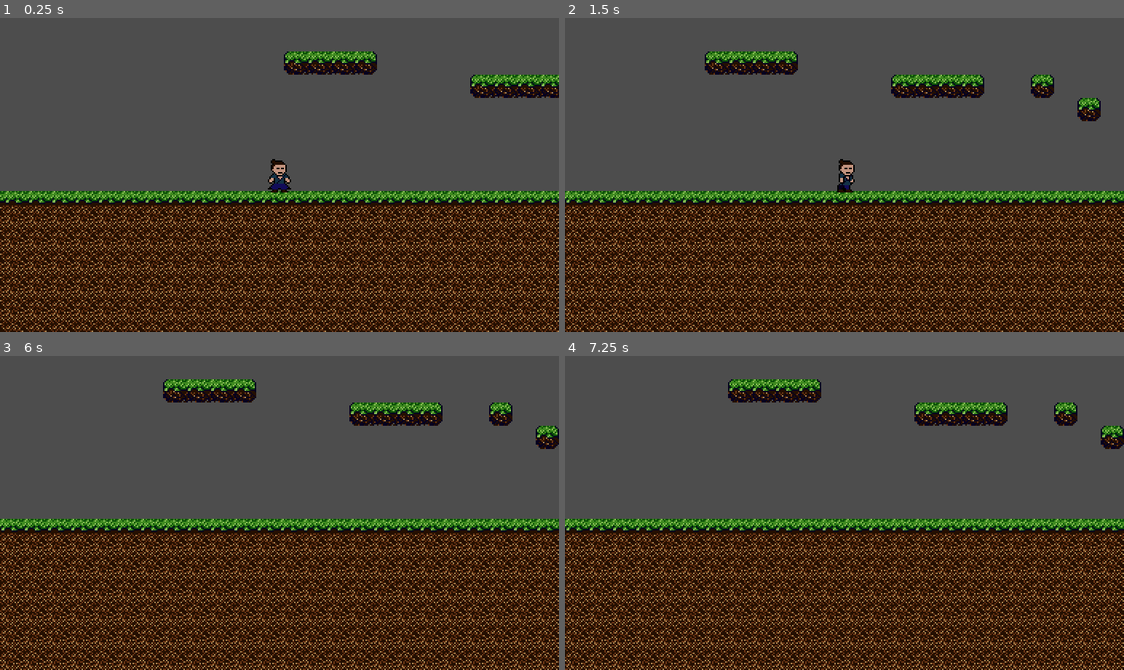
Above: before the commit, frames 1-4 (two rows, left to right).
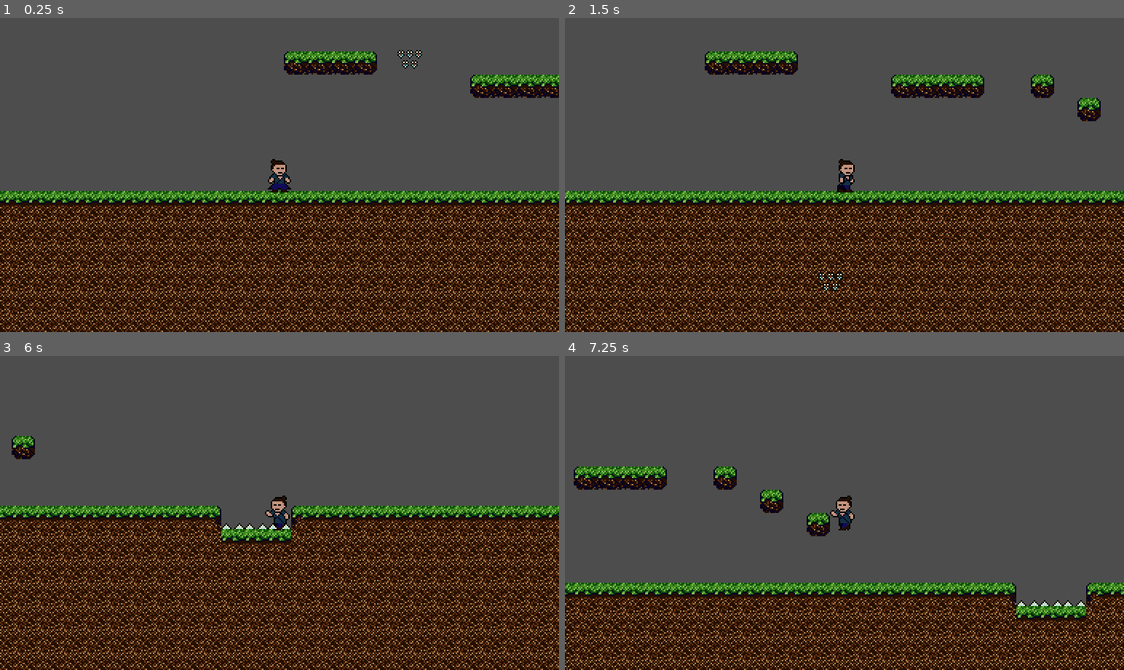
Above: after the commit, the same moments.

Repository: MichalPekalski89012/Katana-edge
Game: Godot game, scene res://game_level.tscn
The game is run twice, just before and just after one commit, with the same random seed, the same clock (stepped at 60 frames per second) and the same inputs.
Inputs:
- Up to frame 1 (0.25 s): no input
- Up to frame 2 (1.5 s): hold D (right) from 0.53 s (still down); tap W (jump) at 0.77 s
- Up to frame 3 (6 s): tap W (jump) at 1.52, 3.02, 3.77, 4.52 s; release D (right) at 2.03 s; hold A (left) 2.03-2.78 s; hold D (right) 2.78-4.28 s; hold A (left) 4.28-5.03 s; hold D (right) 5.03-5.78 s; hold A (left) from 5.78 s (still down)
- Up to frame 4 (7.25 s): keep holding A (left); tap W (jump) at 6.02, 6.77 s

The runs differ from the first frame. In frame 1, 0.1% of the frame differs, in the area x 71-76%, y 10-17%; in frame 2, 0.1%; in frame 3, 38%; in frame 4, 43%, in the area x 0-100%, y 7-100%.

Commit message:
arrow trap

Diff:
--- a/game_level.tscn
+++ b/game_level.tscn
@@ -1,8 +1,9 @@
-[gd_scene load_steps=6 format=3 uid="uid://0o0txq77lgid"]
+[gd_scene load_steps=7 format=3 uid="uid://0o0txq77lgid"]
 
 [ext_resource type="Texture2D" uid="uid://bdoefbul37f6v" path="res://tilemapy.png" id="1_o8yuo"]
 [ext_resource type="PackedScene" uid="uid://b4oa4ap6bthgk" path="res://player.tscn" id="2_pgpto"]
-[ext_resource type="PackedScene" uid="uid://5glcdvywfspx" path="res://obstacles/spikes.tscn" id="3_c05ox"]
+[ext_resource type="PackedScene" uid="uid://5glcdvywfspx" path="res://obstacles/spikes/spikes.tscn" id="3_fug2j"]
+[ext_resource type="PackedScene" uid="uid://cwe2uvrxywod2" path="res://obstacles/arrowsTrap/arrows_rain.tscn" id="4_u5veb"]
 
 [sub_resource type="TileSetAtlasSource" id="TileSetAtlasSource_fjxyr"]
 texture = ExtResource("1_o8yuo")
@@ -230,11 +231,14 @@
 [node name="Player" parent="." instance=ExtResource("2_pgpto")]
 position = Vector2(109, 101)
 
-[node name="Spikes" parent="." instance=ExtResource("3_c05ox")]
+[node name="Spikes" parent="." instance=ExtResource("3_fug2j")]
 position = Vector2(552, 116)
 
-[node name="Spikes2" parent="." instance=ExtResource("3_c05ox")]
+[node name="Spikes2" parent="." instance=ExtResource("3_fug2j")]
 position = Vector2(568, 116)
 
-[node name="Spikes3" parent="." instance=ExtResource("3_c05ox")]
+[node name="Spikes3" parent="." instance=ExtResource("3_fug2j")]
 position = Vector2(584, 116)
+
+[node name="ArrowsRain" parent="." instance=ExtResource("4_u5veb")]
+position = Vector2(199, -9)
--- /dev/null
+++ b/obstacles/arrowsTrap/arrows_rain.gd
@@ -0,0 +1,13 @@
+extends CharacterBody2D
+class_name ArrowsRain
+
+@export var speed_modifier = 7.5
+
+
+
+var gravity = ProjectSettings.get_setting("physics/2d/default_gravity")
+
+
+func _physics_process(delta):
+	velocity.y = speed_modifier * gravity * delta
+	move_and_slide()
--- /dev/null
+++ b/obstacles/arrowsTrap/arrows_rain.tscn
@@ -0,0 +1,30 @@
+[gd_scene load_steps=6 format=3 uid="uid://cwe2uvrxywod2"]
+
+[ext_resource type="Texture2D" uid="uid://b4ldescic5rbu" path="res://obstacles/arrowsTrap/arrows.png" id="1_cgw81"]
+[ext_resource type="Script" path="res://obstacles/arrowsTrap/arrows_rain.gd" id="1_lypg6"]
+[ext_resource type="PackedScene" uid="uid://sfd4hx36yn7v" path="res://obstacles/obstacle_hurtbox.tscn" id="2_86pcf"]
+
+[sub_resource type="RectangleShape2D" id="RectangleShape2D_tdiee"]
+size = Vector2(6, 5)
+
+[sub_resource type="CircleShape2D" id="CircleShape2D_umgsr"]
+radius = 8.0
+
+[node name="ArrowsRain" type="CharacterBody2D"]
+collision_layer = 8
+script = ExtResource("1_lypg6")
+
+[node name="Sprite2D" type="Sprite2D" parent="."]
+texture = ExtResource("1_cgw81")
+
+[node name="CollisionShape2D" type="CollisionShape2D" parent="."]
+shape = SubResource("RectangleShape2D_tdiee")
+
+[node name="ObstacleHurtbox" parent="." instance=ExtResource("2_86pcf")]
+
+[node name="CollisionShape2D" parent="ObstacleHurtbox" index="0"]
+position = Vector2(0, -2)
+shape = SubResource("CircleShape2D_umgsr")
+debug_color = Color(0.937255, 0.109804, 0.568627, 0.862745)
+
+[editable path="ObstacleHurtbox"]
--- /dev/null
+++ b/obstacles/obstacle_hurtbox.gd
@@ -0,0 +1,11 @@
+extends Area2D
+
+
+
+
+
+func _on_body_entered(body):
+	print("zabiłem:",body)
+	if get_parent().name == "ArrowsRain":
+		get_parent().queue_free()
+#	body.queue_free()
--- /dev/null
+++ b/obstacles/obstacle_hurtbox.tscn
@@ -0,0 +1,10 @@
+[gd_scene load_steps=2 format=3 uid="uid://sfd4hx36yn7v"]
+
+[ext_resource type="Script" path="res://obstacles/obstacle_hurtbox.gd" id="1_ccigs"]
+
+[node name="ObstacleHurtbox" type="Area2D"]
+script = ExtResource("1_ccigs")
+
+[node name="CollisionShape2D" type="CollisionShape2D" parent="."]
+
+[connection signal="body_entered" from="." to="." method="_on_body_entered"]
--- a/obstacles/spikes.tscn
+++ /dev/null
@@ -1,31 +0,0 @@
-[gd_scene load_steps=4 format=3 uid="uid://5glcdvywfspx"]
-
-[ext_resource type="Texture2D" uid="uid://dmdi1d2sblyhp" path="res://obstacles/spikes.png" id="1_heobk"]
-
-[sub_resource type="GDScript" id="GDScript_b1iwl"]
-script/source = "extends Node2D
-
-
-
-
-
-func _on_area_2d_body_entered(body):
-	body.queue_free()
-"
-
-[sub_resource type="RectangleShape2D" id="RectangleShape2D_qxbvd"]
-size = Vector2(16, 5)
-
-[node name="Spikes" type="Node2D"]
-script = SubResource("GDScript_b1iwl")
-
-[node name="Spikes" type="Sprite2D" parent="."]
-texture = ExtResource("1_heobk")
-
-[node name="Area2D" type="Area2D" parent="."]
-
-[node name="CollisionShape2D" type="CollisionShape2D" parent="Area2D"]
-position = Vector2(0, 9.5)
-shape = SubResource("RectangleShape2D_qxbvd")
-
-[connection signal="body_entered" from="Area2D" to="." method="_on_area_2d_body_entered"]
--- /dev/null
+++ b/obstacles/spikes/spikes.tscn
@@ -0,0 +1,20 @@
+[gd_scene load_steps=4 format=3 uid="uid://5glcdvywfspx"]
+
+[ext_resource type="Texture2D" uid="uid://dmdi1d2sblyhp" path="res://obstacles/spikes/spikes.png" id="1_gq6r1"]
+[ext_resource type="PackedScene" uid="uid://sfd4hx36yn7v" path="res://obstacles/obstacle_hurtbox.tscn" id="2_ihhrr"]
+
+[sub_resource type="RectangleShape2D" id="RectangleShape2D_allwm"]
+size = Vector2(16, 5)
+
+[node name="Spikes" type="Node2D"]
+
+[node name="Spikes" type="Sprite2D" parent="."]
+texture = ExtResource("1_gq6r1")
+
+[node name="ObstacleHurtbox" parent="." instance=ExtResource("2_ihhrr")]
+
+[node name="CollisionShape2D" parent="ObstacleHurtbox" index="0"]
+position = Vector2(0, 9.5)
+shape = SubResource("RectangleShape2D_allwm")
+
+[editable path="ObstacleHurtbox"]
--- a/project.godot
+++ b/project.godot
@@ -61,6 +61,13 @@
 2d_physics/layer_1="Player"
 2d_physics/layer_2="Enemy"
 2d_physics/layer_3="World"
+2d_physics/layer_4="Obstacles"
+2d_physics/layer_5="Player_low_hitbox"
+2d_physics/layer_6="Player_mid_hitbox"
+2d_physics/layer_7="Player_high_hitbox"
+2d_physics/layer_8="Enemy_low_hurtbox"
+2d_physics/layer_9="Enemy_mid_hurtbox"
+2d_physics/layer_10="Enemy_high_hurtbox"
 
 [rendering]
 
Binary file added: obstacles/arrowsTrap/arrows.png
Not shown, changed: obstacles/arrowsTrap/arrows.png.import
Renamed: obstacles/spikes.gd -> obstacles/spikes/spikes.gd
Renamed: obstacles/spikes.png -> obstacles/spikes/spikes.png
Not shown, added: obstacles/spikes/spikes.png.import
